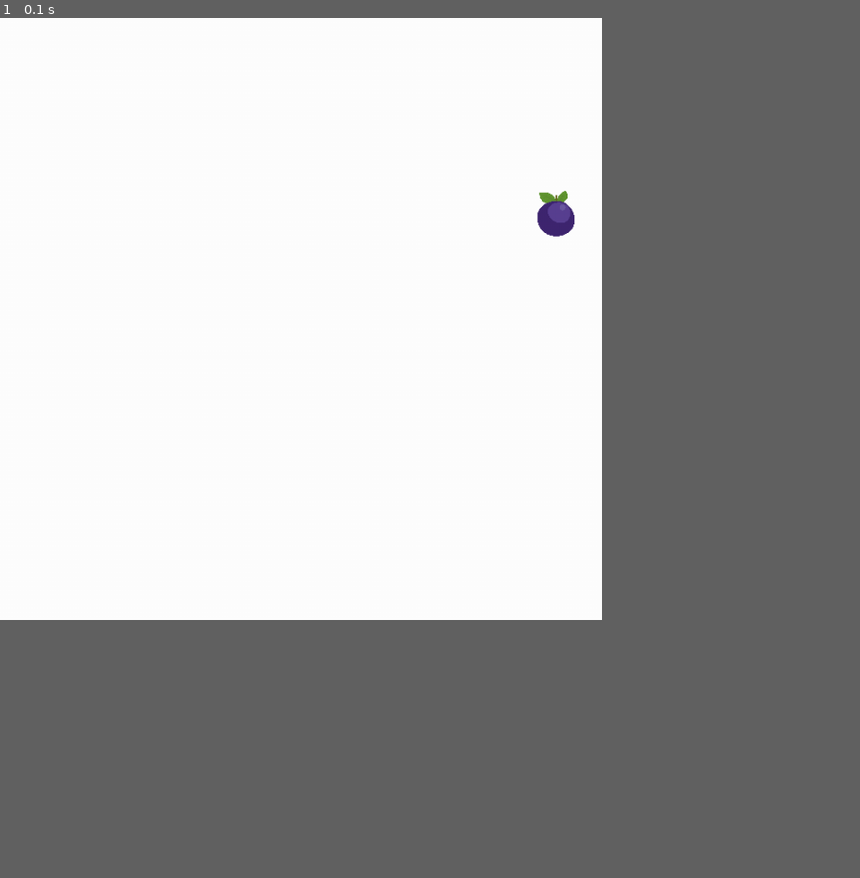
Above: before the commit, frame 1.
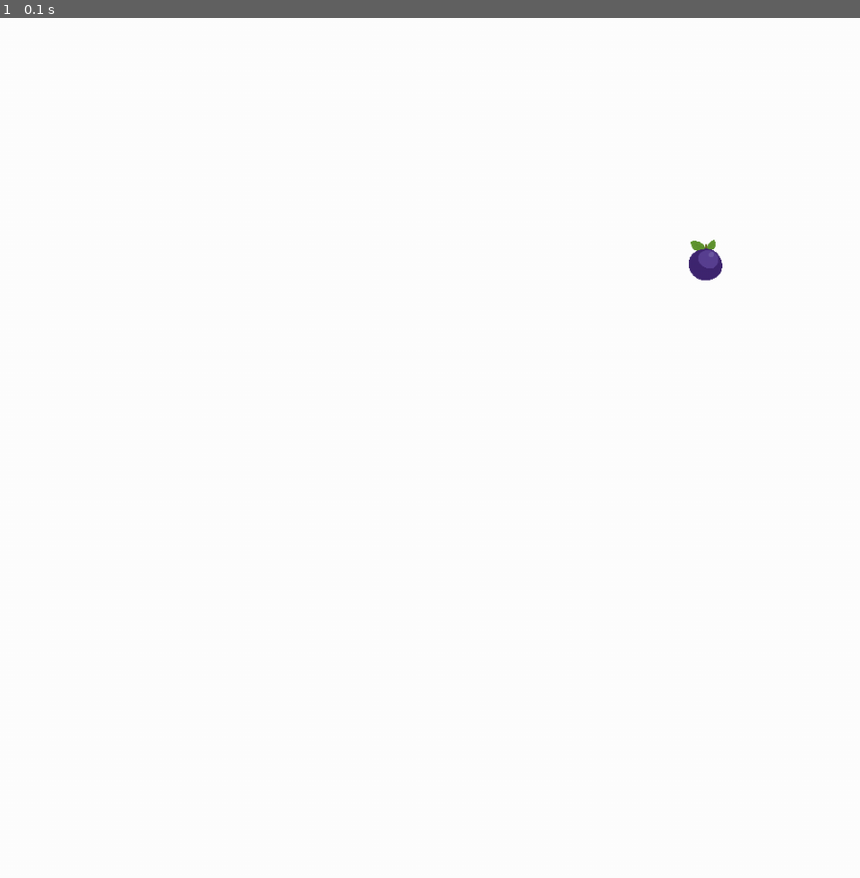
Above: after the commit, the same moment.

Repository: lucasthierry17/Ant_Project
Game: pygame game, started from map.py
Two runs of this game, one before a commit and one after it. Both use one fixed random seed, a clock stepped at 60 frames per second and the inputs below.
Inputs:
- Up to frame 1 (0.1 s): no input
In our replay, the window is 630x630 before the commit and 900x900 after it. These sizes can differ from the game's own. Grey fills any space a smaller window leaves; there, only what the larger window draws over its background counts as a difference.

The runs differ from the first frame. In frame 1, 0.3% of the frame differs, in the area x 62-84%, y 20-31%.

Commit message:
Ćonverting the images for better performance

Diff:
--- a/map.py
+++ b/map.py
@@ -5,8 +5,8 @@
 import random
 import numpy as np
 
-WIDTH = 700
-HEIGHT = 700
+WIDTH = 1000
+HEIGHT = 1000
 
 class Food:
     """
@@ -25,7 +25,7 @@
         self.red_apple = pygame.image.load(f"graphics/red_apple.png")
         self.plum = pygame.image.load(f"graphics/plum.png")
         self.food = [self.green_apple, self.red_apple, self.plum]
-        self.DEFAULT_IMAGE_SIZE = (self.WIDTH*0.08, self.HEIGHT*0.08)
+        self.DEFAULT_IMAGE_SIZE = (self.WIDTH*0.05, self.HEIGHT*0.05)
 
 
     def food_sources(self, food_life_span = 100):
@@ -37,8 +37,8 @@
         # List that contain tuples for all the positions
         self.positions = {}
         for i in range(self.amnt_food):
-            self.x = random.randint(0, self.WIDTH)
-            self.y = random.randint(0, self.HEIGHT)
+            self.x = random.randint(0, self.WIDTH - 100)
+            self.y = random.randint(0, self.HEIGHT - 100)
             self.position = (self.x, self.y)
 
             self.spawn = self.scaled_food[random.randint(0,len(self.food)-1)]
